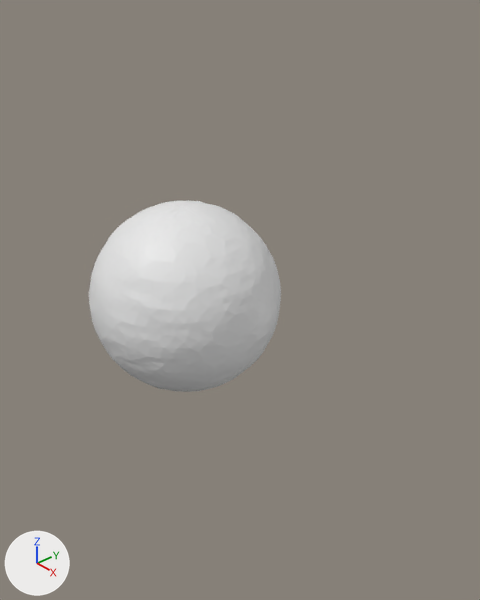
The Blender file game/GameJamPlanets/Assets/Assets/Francis/Prefab/Planet_2.blend: old version first, new version second.
The view is the same before and after, from a 50 mm lens placed at (5.03, -3.62, 3.38), pointed at (0.35, 0.45, -0.06). Lighting does not change. The marker at lower left points along +X, +Y and +Z.
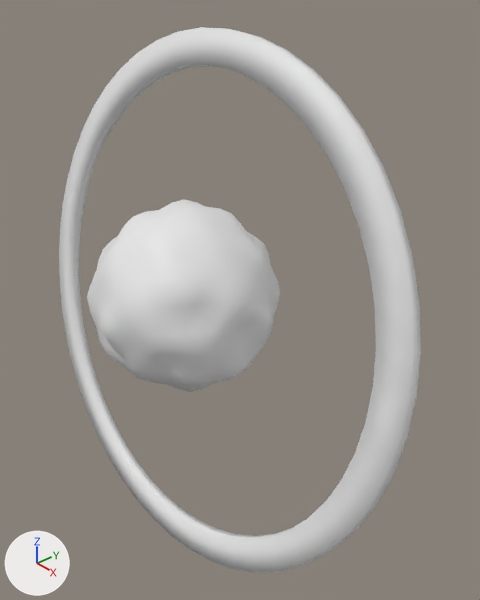
What differs and where, as boxes (x1, y1, x2, y2) in the pictures (480 x 600 px):
'Torus', added: after (59, 27, 421, 573)
'Sphere', reshaped: before (89, 201, 281, 392); after (87, 200, 280, 392)
part 1 of me_sphere, cut back: before (89, 201, 281, 392); after (87, 200, 280, 390)

What changed in the scene script:
```text
Change me_sphere:
    used by ob_sphere; location = (0.0, 0.0, 0.0)
    remove me_sphere.from_pydata(...)  # 2452 vertices, 4900 faces; spans x -1.0..1.0, y -1.0..1.0, z -1.0..1.0
    add me_sphere.from_pydata(...)  # 642 vertices, 1280 faces; spans x -0.96..0.98, y -1.04..0.98, z -1.0..0.99
    me_sphere part 1: 2452 vertices removed from x -1.0..1.0, y -1.0..1.0, z -1.0..1.0; 642 vertices added at x -0.96..0.98, y -1.04..0.98, z -1.0..0.99
    me_sphere part 2: the surface is now shaded smooth
Add me_torus:
    me_torus.from_pydata(...)  # 192 vertices, 192 faces; spans x -2.79..2.79, y -2.79..2.79, z -0.02..0.09
    me_torus.polygons.foreach_set('use_smooth', [True] * 192)
Add ob_torus:
    ob_torus = bpy.data.objects.new('Torus', me_torus)
    ob_torus.location = (0.01, 0.0, -0.14)
    ob_torus.rotation_euler = (-1.787, 0.0, 0.0)  # degrees (-102, 0, 0)
```
